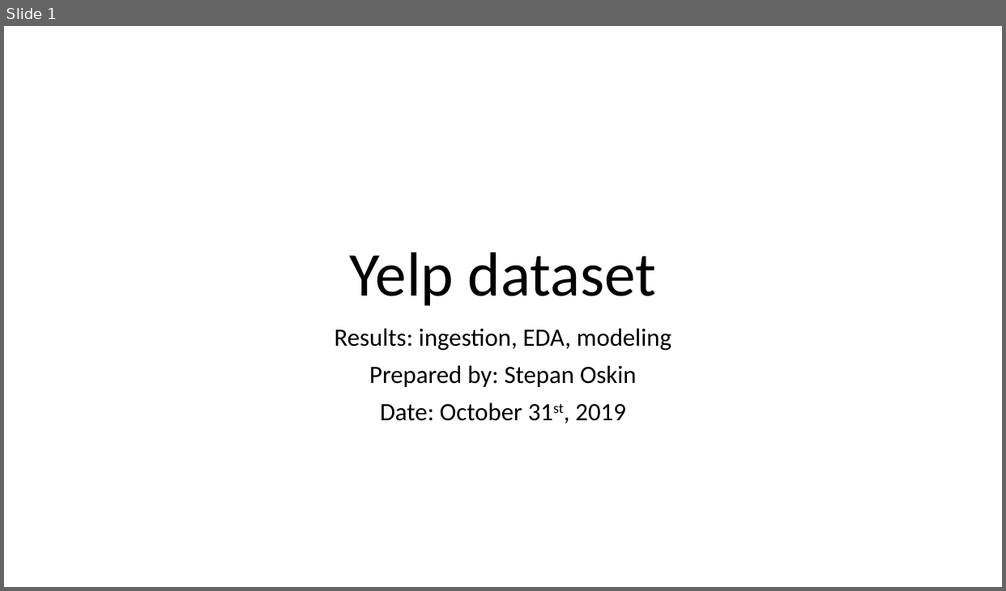
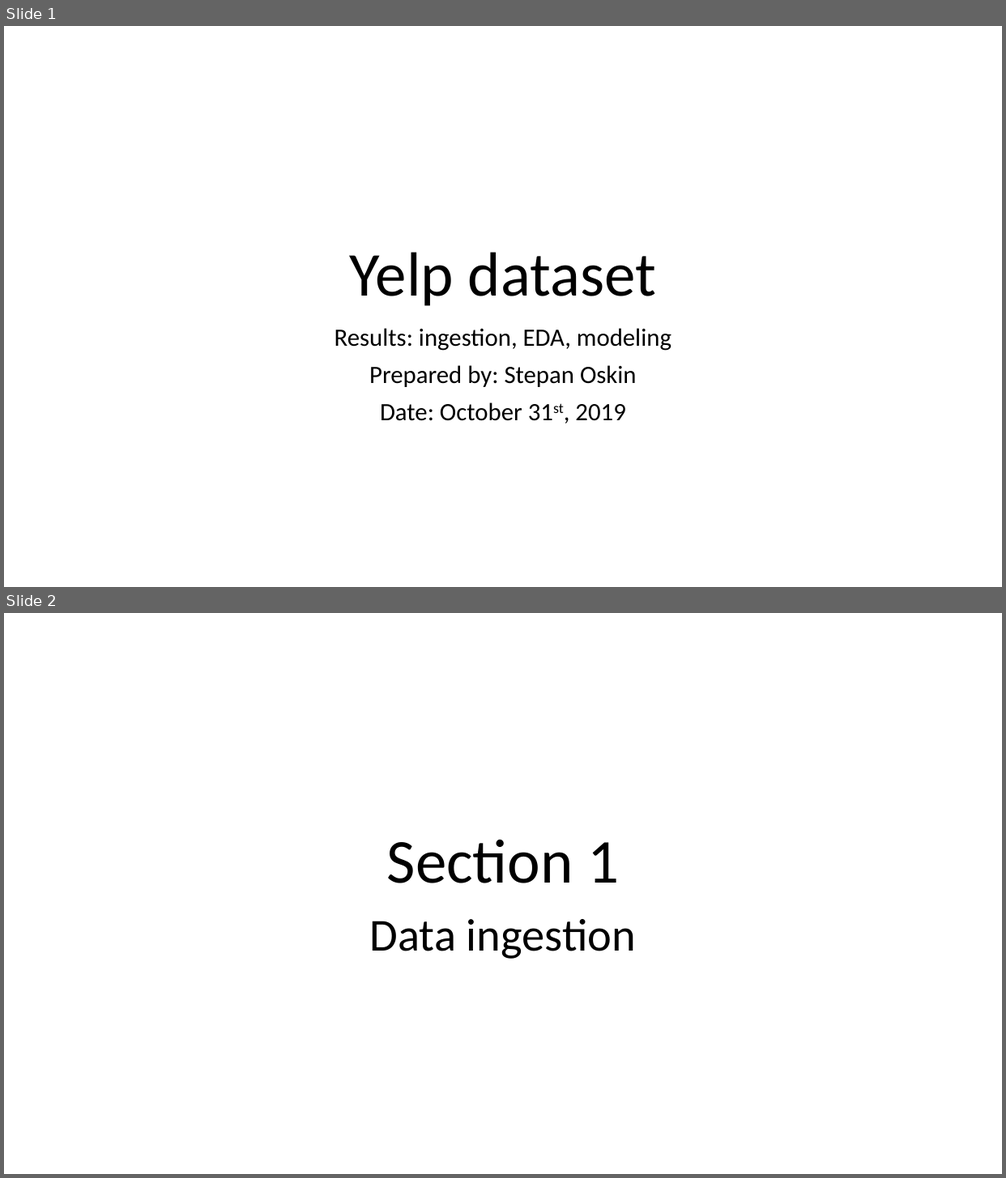
Before and after one commit to stepan-o/lift, a slide deck: presentations/Yelp_dataset_results.pptx. Shown one above the other, each under a label of ours: slide 1 before the commit, slides 1 and 2 after it. The pictures are 1006x591 and 1006x1178 pixels, drawn with LibreOffice and Linux fonts; fonts in the diff are those of the drawing. Boxes give left, top, right and bottom in pixels: in the first picture for what was removed or moved away, otherwise in the second. Text is boxed around its words. In the diff, an @@ line names an element or a change of style, - is before the commit and + after.

```diff
--- a/presentations/Yelp_dataset_results.pptx
+++ b/presentations/Yelp_dataset_results.pptx
@@ slide 2 added at (x1=4, y1=613, x2=1002, y2=1174), background #FFFFFF @@
@@ title added at (x1=387, y1=839, x2=619, y2=884), 60 pt, text #000000 @@
+Section 1
@@ subtitle added at (x1=370, y1=919, x2=636, y2=959), 44 pt, text #000000 @@
+Data ingestion
```
Also in this commit, not shown: 2 slides changed, 1 other slide added.
